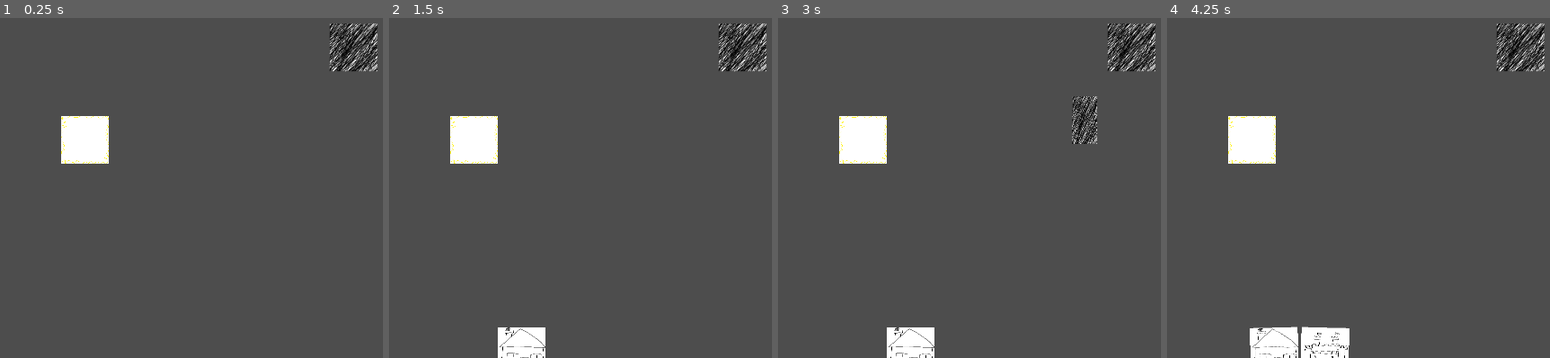
Above: before the commit, frames 1-4 (left to right).
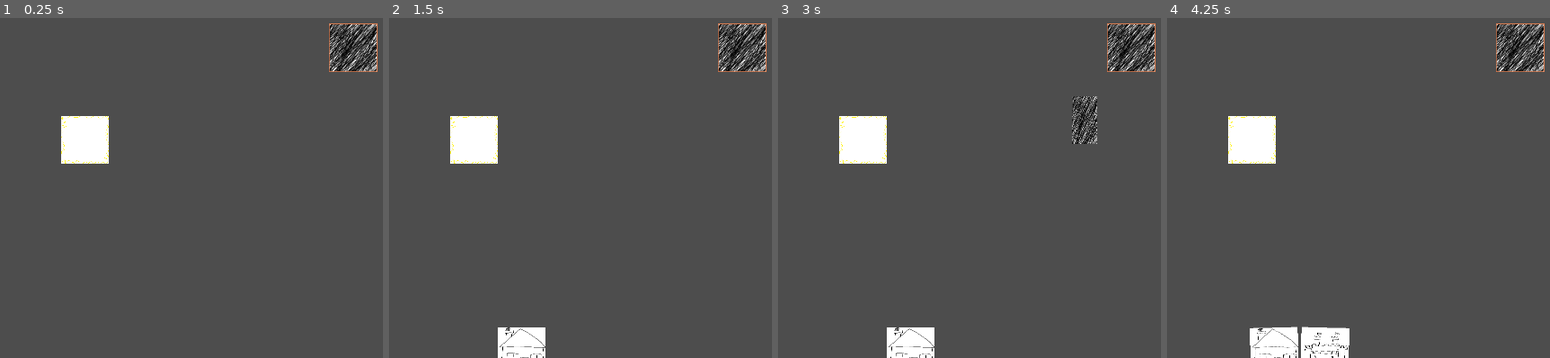
Above: after the commit, the same moments.

Repository: Reeyan283/ianCardGame
Game: Godot game, scene res://play_space.tscn
The game is run twice, just before and just after one commit, with the same random seed, the same clock (stepped at 60 frames per second) and the same inputs.
Inputs (mouse positions are in pixels of both pictures, inside the frame that each line leads up to):
- Up to frame 1 (0.25 s): no input
- Up to frame 2 (1.5 s): click (741, 48) at 0.5 s; click (526, 344) at 1.25 s
- Up to frame 3 (3 s): click (912, 351) at 2 s; click (1130, 48) at 2.75 s
- Up to frame 4 (4.25 s): click (1281, 351) at 3.52 s

The runs differ from the first frame. In frame 1, 0.1% of the frame differs, in the area x 85-99%, y 1-16%; in frame 2, 0.1%; in frame 3, 0.1%; in frame 4, 0.1%.

Commit message:
Queue basic functionality

Diff:
--- a/DrawDeck.gd
+++ b/DrawDeck.gd
@@ -16,19 +16,26 @@
 ]
 
 var deck_size = draw_card_list.size()
-
+var cards_to_draw: int = 7
+var drawing_active: bool = false
 
 func _ready():
-	scale = $'../../'.CARD_SIZE/size
+	scale = $'../'.CARD_SIZE/size
 	draw_card_list.shuffle()
 	pass
 
 
 func _gui_input(_event):
 	if Input.is_action_just_released("ui_select"):
-		if deck_size > 0:
-			$'../../'.draw_card(draw_card_list[0])
+		if deck_size > 0 and cards_to_draw > 0 and drawing_active:
+			$'../'.draw_card(draw_card_list[0])
 			draw_card_list.remove_at(0)
 			deck_size -= 1
+			cards_to_draw -= 1
 			if deck_size <= 0:
 				disabled = true
+			if cards_to_draw <= 0:
+				drawing_active = false
+				cards_to_draw = 1
+				$'Highlight'.visible = false
+				$'../'.next_action()
--- a/board/card_slot_base.gd
+++ b/board/card_slot_base.gd
@@ -1,14 +1,16 @@
 extends MarginContainer
 
-
+enum {
+	Neutral,
+	Recieving,
+	Ruin,
+	RuinRecieving,
+	TentativeHold,
+	HasBuilding
+}
 
 
 # Called when the node enters the scene tree for the first time.
 func _ready():
 	$Background.scale = size/$Background.texture.get_size()
 	pass # Replace with function body.
-
-
-# Called every frame. 'delta' is the elapsed time since the previous frame.
-func _process(delta):
-	pass
--- a/cards.gd
+++ b/cards.gd
@@ -45,3 +45,9 @@
 func set_state(new_state, new_index):
 	state = new_state
 	gap_index = new_index
+
+func highlight_all():
+	var card_node = get_children()
+	for c in card_node:
+		if c.index >= 0:
+			c.get_child(3).visible = true
--- a/cards/card_base.gd
+++ b/cards/card_base.gd
@@ -66,15 +66,15 @@
 				scale = target_scale
 			if in_hand == true:
 				if position.y < hand_line and not in_top:
-					$"../../CardsInHand".set_state($"../../CardsInHand".InMouseTop, 20)
-					$"../../CardsInHand".align_cards()
+					$"../../Hand".set_state($"../../Hand".InMouseTop, 20)
+					$"../../Hand".align_cards()
 					in_top = true
 				if position.y > hand_line and in_top:
-					$"../../CardsInHand".set_state($"../../CardsInHand".InMouseBottom, 20)
+					$"../../Hand".set_state($"../../Hand".InMouseBottom, 20)
 					in_top = false
-				if not in_top and position_to_index(get_viewport().get_mouse_position()) != $"../../CardsInHand".gap_index:
-					$"../../CardsInHand".gap_index = position_to_index(get_viewport().get_mouse_position())
-					$"../../CardsInHand".align_cards()
+				if not in_top and position_to_index(get_viewport().get_mouse_position()) != $"../../Hand".gap_index:
+					$"../../Hand".gap_index = position_to_index(get_viewport().get_mouse_position())
+					$"../../Hand".align_cards()
 		Focusing:
 			move(delta,focus_time)
 		MovingToHand:
@@ -86,7 +86,7 @@
 					$CardBack.visible = false
 					is_drawing = false
 			if position.y > hand_line and in_top:
-				$"../../CardsInHand".align_cards()
+				$"../../Hand".align_cards()
 				in_top = false
 			move(delta, move_long_time)
 		MovingInHand:
@@ -119,10 +119,10 @@
 func _on_focus_mouse_entered():
 	match state:
 		MovingInHand, Neutral:
-			if $"../../CardsInHand".state == $"../../CardsInHand".Neutral:
-				$"../../CardsInHand".set_state($"../../CardsInHand".Focusing, index)
-				$"../../CardsInHand".align_cards()
-				position_in_hand(Focusing,index, $"../../CardsInHand".total_cards)
+			if $"../../Hand".state == $"../../Hand".Neutral:
+				$"../../Hand".set_state($"../../Hand".Focusing, index)
+				$"../../Hand".align_cards()
+				position_in_hand(Focusing,index, $"../../Hand".total_cards)
 				target_rot = 0
 				target_pos.y = get_viewport().size.y - $'../../'.CARD_SIZE.y * 1.75
 				target_scale = focus_scale
@@ -135,8 +135,8 @@
 	match state:
 		Focusing:
 			state = Neutral
-			$"../../CardsInHand".set_neutral()
-			$"../../CardsInHand".align_cards()
+			$"../../Hand".set_neutral()
+			$"../../Hand".align_cards()
 		InPlay:
 			pass
 
@@ -157,9 +157,9 @@
 	match state:
 		Focusing:
 			if event.is_action_pressed("ui_select"):
-				$"../../CardsInHand".remove_card(self)
-				$"../../CardsInHand".set_state($"../../CardsInHand".InMouseBottom, index)
-				$"../../CardsInHand".align_cards()
+				$"../../Hand".remove_card(self)
+				$"../../Hand".set_state($"../../Hand".InMouseBottom, index)
+				$"../../Hand".align_cards()
 				start_scale = scale
 				target_scale = original_scale
 				t=0
@@ -172,27 +172,27 @@
 				if nearest_slot_dist < 100 and nearest_slot.get_child_count() == 1:
 					position = find_nearest_slot()[1].position
 					state = InPlay
-					$"../../CardsInHand".set_neutral()
+					$"../../Hand".set_neutral()
 				elif in_top:
-					$"../../CardsInHand".add_card(self,$"../../CardsInHand".total_cards)
+					$"../../Hand".add_card(self,$"../../Hand".total_cards)
 					state = Neutral
-					position_in_hand(MovingToHand,index,$"../../CardsInHand".total_cards)
-					$"../../CardsInHand".set_neutral()
+					position_in_hand(MovingToHand,index,$"../../Hand".total_cards)
+					$"../../Hand".set_neutral()
 				else:
-					$"../../CardsInHand".add_card(self,$"../../CardsInHand".gap_index)
+					$"../../Hand".add_card(self,$"../../Hand".gap_index)
 					state = Neutral
-					position_in_hand(MovingInHand,index,$"../../CardsInHand".total_cards)
-					$"../../CardsInHand".set_neutral()
+					position_in_hand(MovingInHand,index,$"../../Hand".total_cards)
+					$"../../Hand".set_neutral()
 
 func position_to_index(pos : Vector2) -> int:
 	var deviation = (PI/2 + hand_circle_center.angle_to_point(pos))/HAND_SPREAD_ANGLE
-	if $"../../CardsInHand".total_cards % 2 == 1:
+	if $"../../Hand".total_cards % 2 == 1:
 		deviation += 0.5
-	var gap_index = round(($"../../CardsInHand".total_cards)/2 + deviation)
+	var gap_index = round(($"../../Hand".total_cards)/2 + deviation)
 	if gap_index < 0:
 		return 0
-	elif gap_index > $"../../CardsInHand".total_cards:
-		return $"../../CardsInHand".total_cards
+	elif gap_index > $"../../Hand".total_cards:
+		return $"../../Hand".total_cards
 	else:
 		return gap_index
 
--- a/cards/card_base.tscn
+++ b/cards/card_base.tscn
@@ -19,5 +19,12 @@
 texture = ExtResource("3_2q82y")
 centered = false
 
+[node name="Highlight" type="Line2D" parent="."]
+visible = false
+points = PackedVector2Array(0, 0, 128, 0, 128, 128, 0, 128)
+closed = true
+width = 2.0
+default_color = Color(0.843184, 0.450301, 0.25218, 1)
+
 [connection signal="mouse_entered" from="Focus" to="." method="_on_focus_mouse_entered"]
 [connection signal="mouse_exited" from="Focus" to="." method="_on_focus_mouse_exited"]
--- a/play_space.gd
+++ b/play_space.gd
@@ -8,6 +8,7 @@
 var card_slot_states = []
 
 enum {
+	TurnStart,
 	Mulligan,
 	DrawCard,
 	PositionCard,
@@ -15,10 +16,13 @@
 	DestroyCard,
 	CardAura,
 	InfluenceVoting,
-	Apocalypse
+	Apocalypse,
+	TurnEnd
 }
-var action_queue : Array = [DrawCard, PositionCard]
-var card_queue: Array = [[],[]]
+var action_queue : Array = [TurnStart, DrawCard, PositionCard, TurnEnd]
+var next_action_queue : Array = [TurnStart, DrawCard, PositionCard, TurnEnd]
+var card_queue: Array = [[],[],[],[]]
+var next_card_queue: Array = [[],[],[],[]]
 
 func _ready():
 	var card_slot = CARD_SLOT.instantiate()
@@ -26,6 +30,7 @@
 	card_slot.size = CARD_SIZE
 	$CardSlots.add_child(card_slot)
 	card_slot_states.append(false)
+	next_action()
 	pass
 
 func draw_card(input_card : String):
@@ -33,18 +38,23 @@
 
 	new_card.card_name = input_card
 	new_card.scale = CARD_SIZE/new_card.size
-	new_card.position = $Deck.position - CARD_SIZE/2
+	new_card.position = $DrawDeck.position
 
-	$CardsInHand.add_child(new_card)
-	$CardsInHand.add_card(new_card, $CardsInHand.total_cards)
+	$Hand.add_child(new_card)
+	$Hand.add_card(new_card, $Hand.total_cards)
 
-	new_card.position_in_hand(new_card.MovingToHand,new_card.index,$CardsInHand.total_cards)
+	new_card.position_in_hand(new_card.MovingToHand,new_card.index,$Hand.total_cards)
 
 func next_action():
 	action_queue.remove_at(0)
 	card_queue.remove_at(0)
-	match action_queue:
+	match action_queue[0]:
 		DrawCard:
-			pass
-		PlayCard:
-			pass
+			$DrawDeck.drawing_active = true
+			$DrawDeck/Highlight.visible = true
+		PositionCard:
+			$Hand.highlight_all()
+		TurnEnd:
+			action_queue = next_action_queue
+			card_queue = next_card_queue
+			next_action()
--- a/play_space.tscn
+++ b/play_space.tscn
@@ -12,7 +12,7 @@
 
 [node name="CardSlots" type="Node" parent="."]
 
-[node name="CardsInHand" type="Node" parent="."]
+[node name="Hand" type="Node" parent="."]
 script = ExtResource("2_yhdw5")
 
 [node name="Background" type="Sprite2D" parent="."]
@@ -20,17 +20,22 @@
 position = Vector2(963, 544)
 texture = ExtResource("2_5q7mh")
 
-[node name="Deck" type="Node2D" parent="."]
-position = Vector2(1550, 250)
-
-[node name="DrawDeck" type="TextureButton" parent="Deck"]
-offset_left = -64.0
-offset_top = -64.0
-offset_right = 64.0
-offset_bottom = 64.0
+[node name="DrawDeck" type="TextureButton" parent="."]
+offset_left = 1486.0
+offset_top = 186.0
+offset_right = 1614.0
+offset_bottom = 314.0
 texture_normal = ExtResource("3_nnov3")
 texture_pressed = ExtResource("3_nnov3")
 texture_hover = ExtResource("3_nnov3")
 texture_disabled = ExtResource("4_m63wi")
 stretch_mode = 0
 script = ExtResource("5_cfhi0")
+
+[node name="Highlight" type="Line2D" parent="DrawDeck"]
+visible = false
+position = Vector2(64, 64)
+points = PackedVector2Array(-64, -64, 64, -64, 64, 64, -64, 64)
+closed = true
+width = 2.0
+default_color = Color(0.860351, 0.490069, 0.312437, 1)
